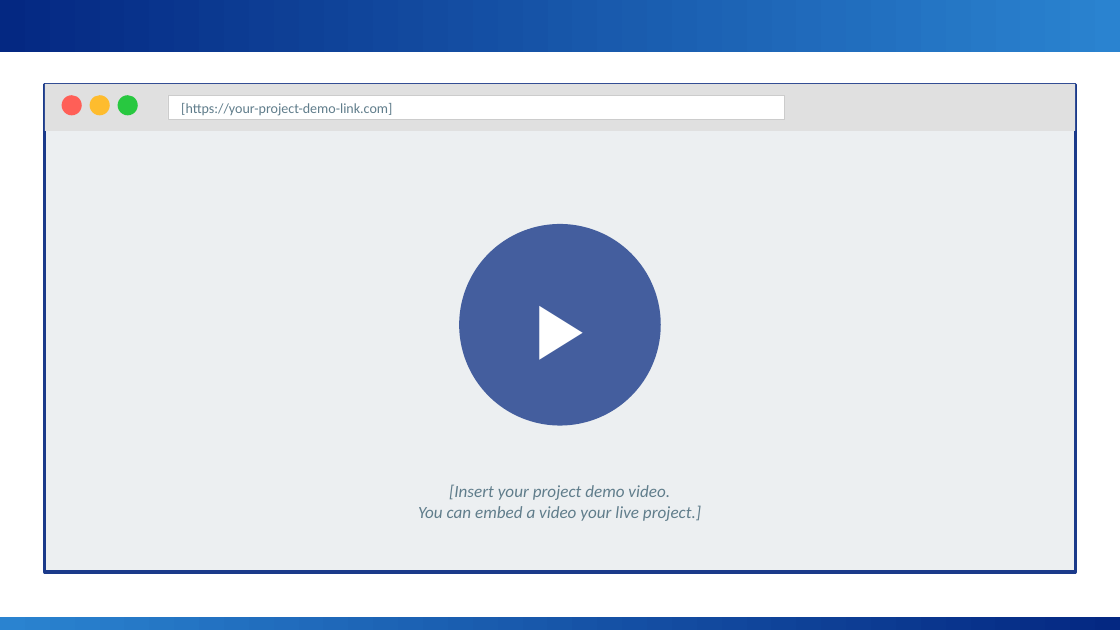
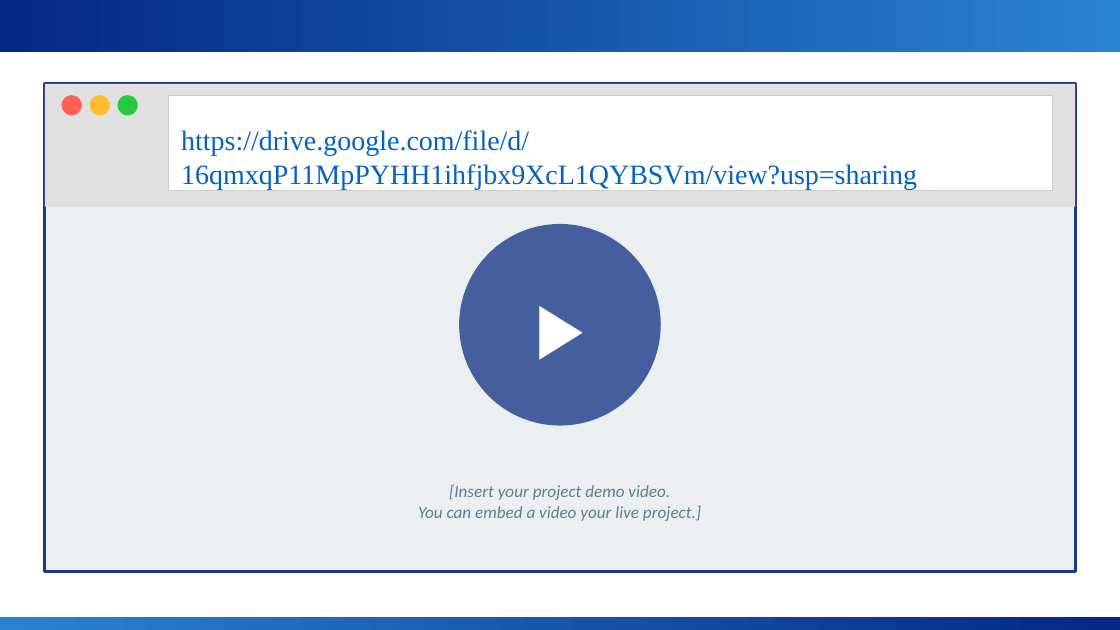
Before and after one commit to snehakhandelwal666-cmyk/sneha_project, a slide deck: slide 10 of PAY LENS - VISUALISING SALARY TRUTH WITH BI & AI.pptx. Drawn at 1120x630 pixels with LibreOffice and Linux fonts; fonts in the diff are those of the drawing; background and template pictures are left out. Boxes give left, top, right and bottom in pixels: in the first picture for what was removed or moved away, otherwise in the second. Text is boxed around its words. In the diff, an @@ line names an element or a change of style, - is before the commit and + after.

```diff
--- a/PAY LENS - VISUALISING SALARY TRUTH WITH BI & AI.pptx
+++ b/PAY LENS - VISUALISING SALARY TRUTH WITH BI & AI.pptx
@@ rectangle: place and size @@
-rectangle at (45, 84, 1075, 131)
+rectangle at (45, 84, 1075, 207)
@@ rectangle: place and size @@
-rectangle at (168, 95, 784, 120)
+rectangle at (168, 95, 1053, 190)
@@ text at (181, 130, 917, 189): text changed; size 9 to 18 pt; font Calibri to Times New Roman; text colour #607D8B to #0462C1 @@
-[https://your-project-demo-link.com]
+https://drive.google.com/file/d/16qmxqP11MpPYHH1ihfjbx9XcL1QYBSVm/view?usp=sharing
```
Also in this commit, not shown: 9 other slides changed, 3 slides added, 4 slides removed.
